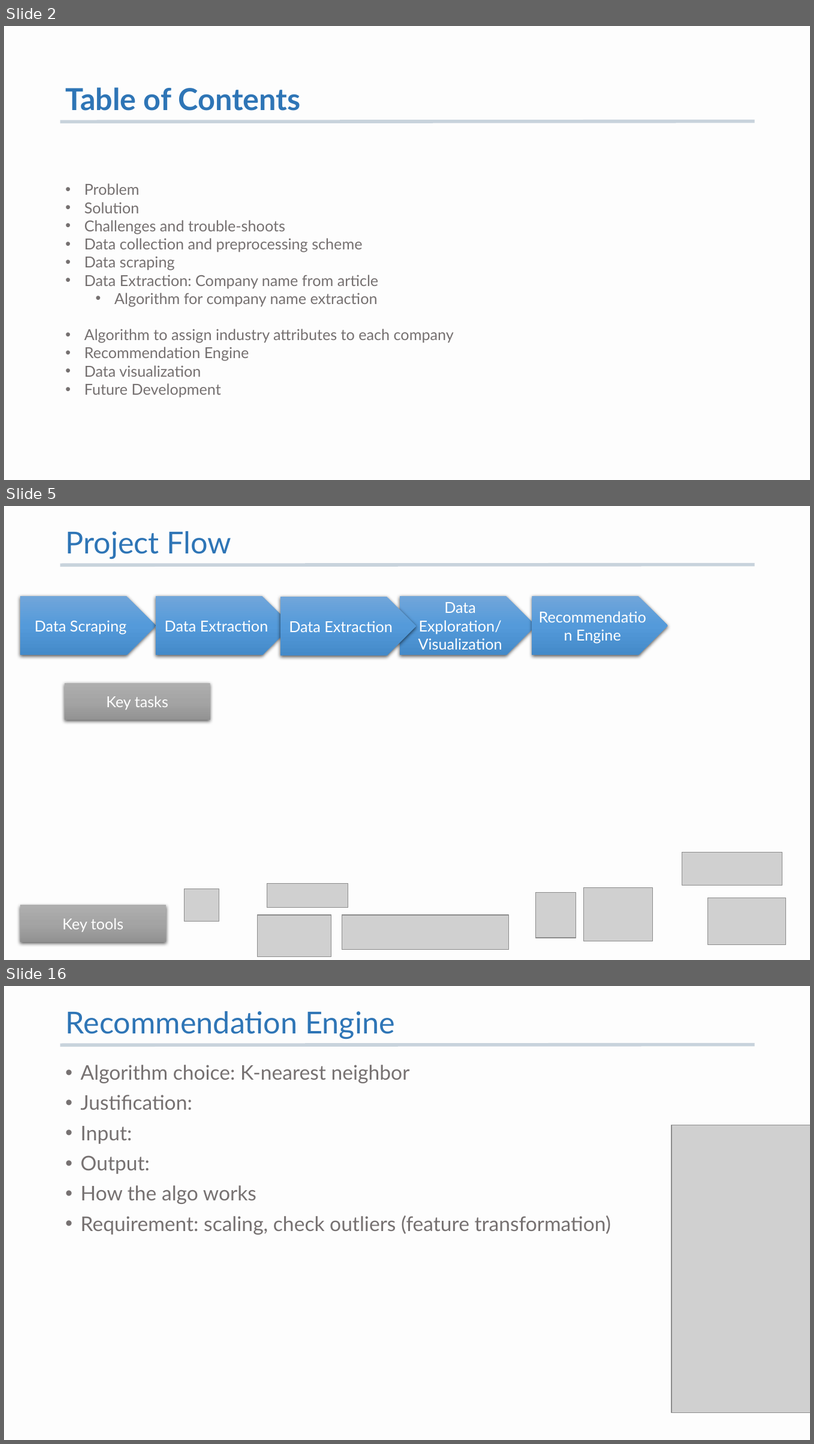
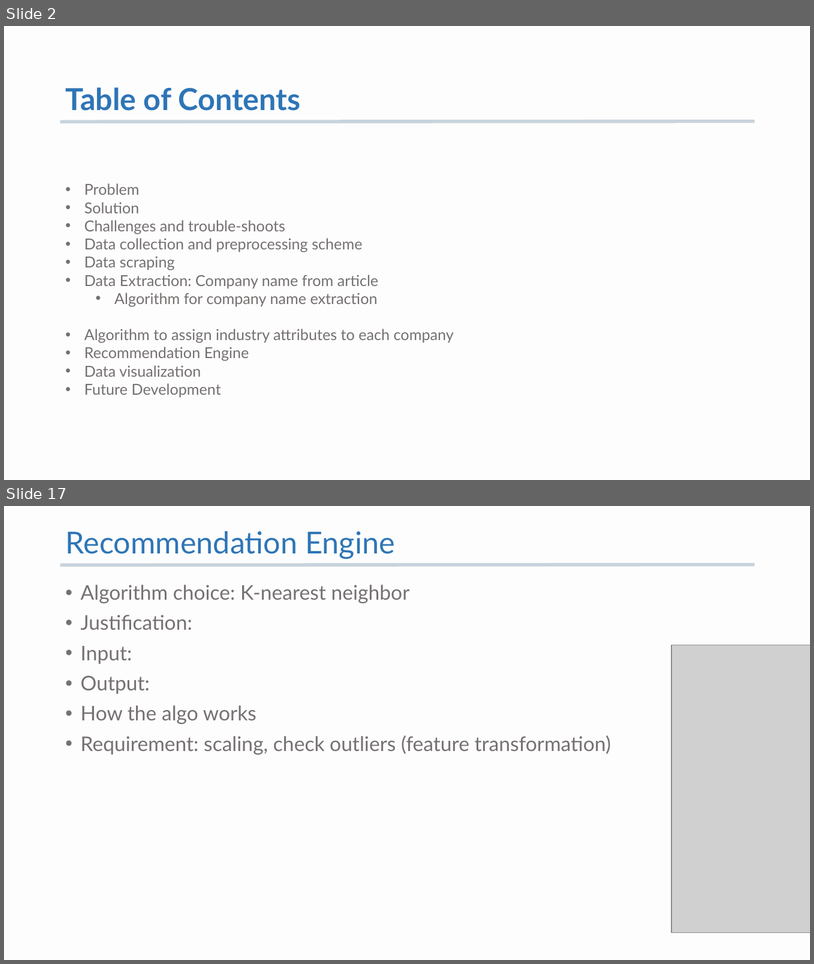
Before and after one commit to K-AlfredIwasaki/job_hunting_made_easy, a slide deck: startup_db_recommendation.pptx. Shown one above the other, each under a label of ours: slides 2, 5 and 16 before the commit, slides 2 and 17 after it; the slides between them are not shown. The pictures are 814x1444 and 814x964 pixels, drawn with LibreOffice and Linux fonts; fonts in the diff are those of the drawing; grey boxes stand for pictures. Boxes give left, top, right and bottom in pixels: in the first picture for what was removed or moved away, otherwise in the second. Text is boxed around its words. In the diff, an @@ line names an element or a change of style, - is before the commit and + after.

```diff
--- a/startup_db_recommendation.pptx
+++ b/startup_db_recommendation.pptx
@@ slide 5 removed at bbox=[4, 506, 810, 960], background #F2F2F2 at 11% opacity; not listed: 1 template element that a slide beside it also shows @@
@@ title removed at bbox=[65, 531, 232, 559] @@
-Project Flow
@@ pentagon arrow removed at bbox=[20, 596, 156, 655] @@
-Data Scraping
@@ pentagon arrow removed at bbox=[156, 596, 292, 655] @@
-Data Extraction
@@ pentagon arrow removed at bbox=[281, 597, 417, 656] @@
-Data Extraction
@@ pentagon arrow removed at bbox=[400, 596, 536, 655] @@
-Data Exploration/ Visualization
@@ pentagon arrow removed at bbox=[532, 596, 668, 655] @@
-Recommendation Engine
@@ rectangle removed at bbox=[65, 683, 210, 720] @@
-Key tasks
@@ picture removed at bbox=[683, 852, 783, 885] @@
@@ picture removed at bbox=[267, 883, 349, 907] @@
@@ picture removed at bbox=[184, 888, 219, 921] @@
@@ picture removed at bbox=[536, 892, 576, 937] @@
@@ picture removed at bbox=[584, 888, 653, 942] @@
@@ picture removed at bbox=[708, 897, 786, 944] @@
@@ rectangle removed at bbox=[20, 904, 166, 942] @@
-Key tools
@@ picture removed at bbox=[257, 915, 331, 957] @@
@@ picture removed at bbox=[342, 915, 509, 949] @@
@@ what was slide 16 is now slide 17 @@
```
Also in this commit, not shown: 11 slides changed, 4 slides added, 6 other slides removed.
